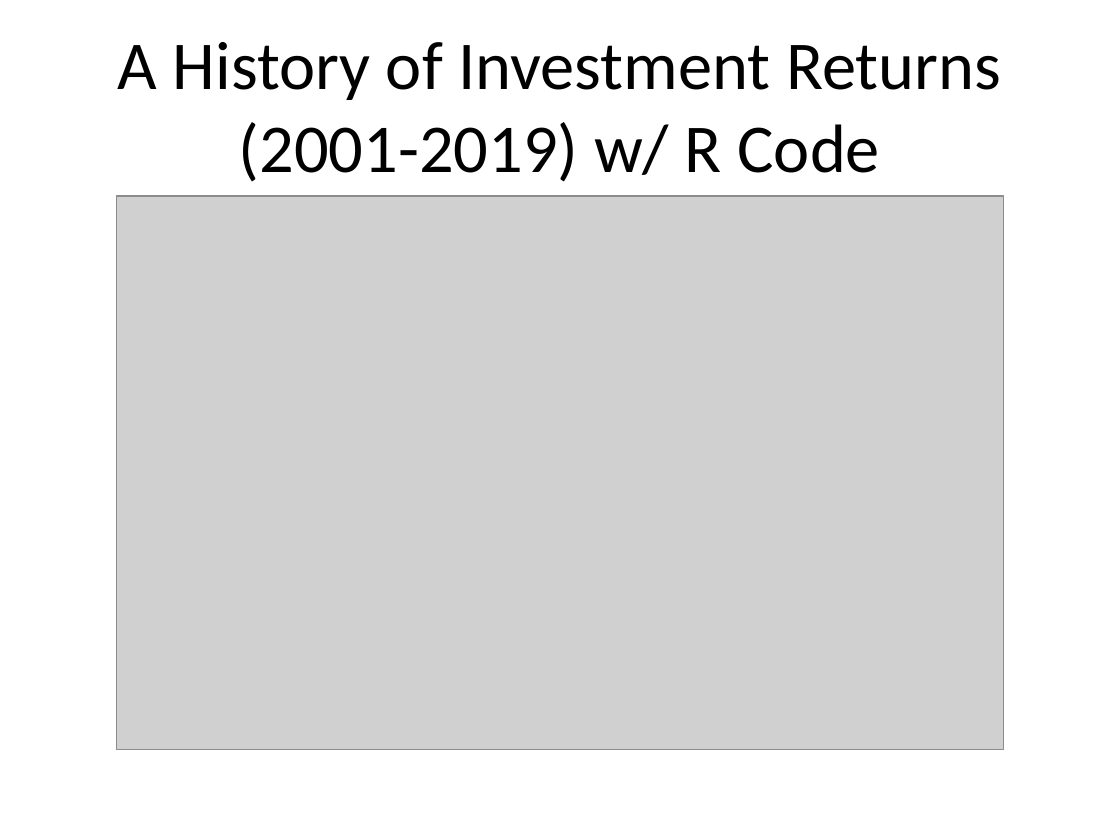
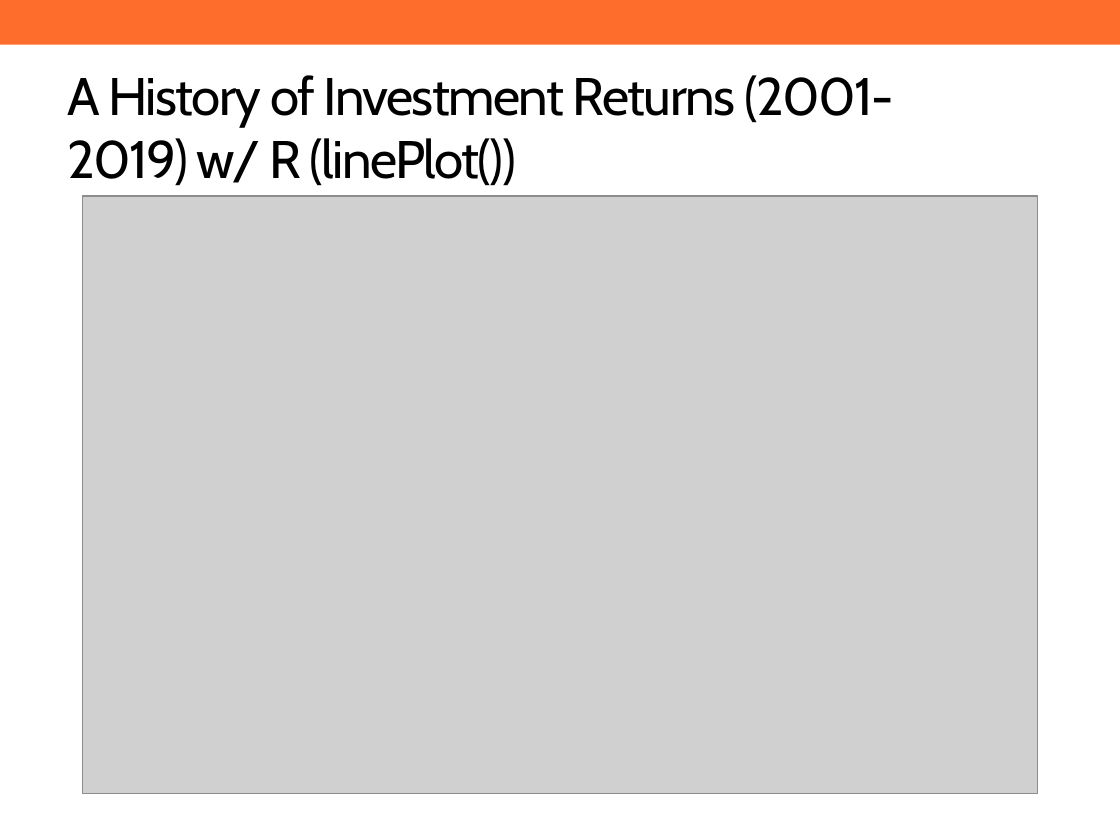
Before and after one commit to ReasonFoundation/GraphicsR, a slide deck: slide 3 of SamplePPT.pptx. Drawn at 1120x840 pixels with LibreOffice and Linux fonts; fonts in the diff are those of the drawing; grey boxes stand for pictures; background and template pictures are left out. Boxes give left, top, right and bottom in pixels: in the first picture for what was removed or moved away, otherwise in the second. Text is boxed around its words. In the diff, an @@ line names an element or a change of style, - is before the commit and + after.

```diff
--- a/SamplePPT.pptx
+++ b/SamplePPT.pptx
@@ rectangle added at box(0, 0, 1120, 45), fill #FF6D2C @@
@@ title at box(67, 75, 894, 186): text changed; size 44 to 34 pt; font Calibri to Cabin @@
-A History of Investment Returns (2001-2019) w/ R Code
+A History of Investment Returns (2001-2019) w/ R (linePlot())
@@ picture: place and size @@
-picture at box(116, 196, 1004, 749)
+picture at box(83, 196, 1038, 793)
```
Also in this commit, not shown: 7 other slides changed, 1 other file.
